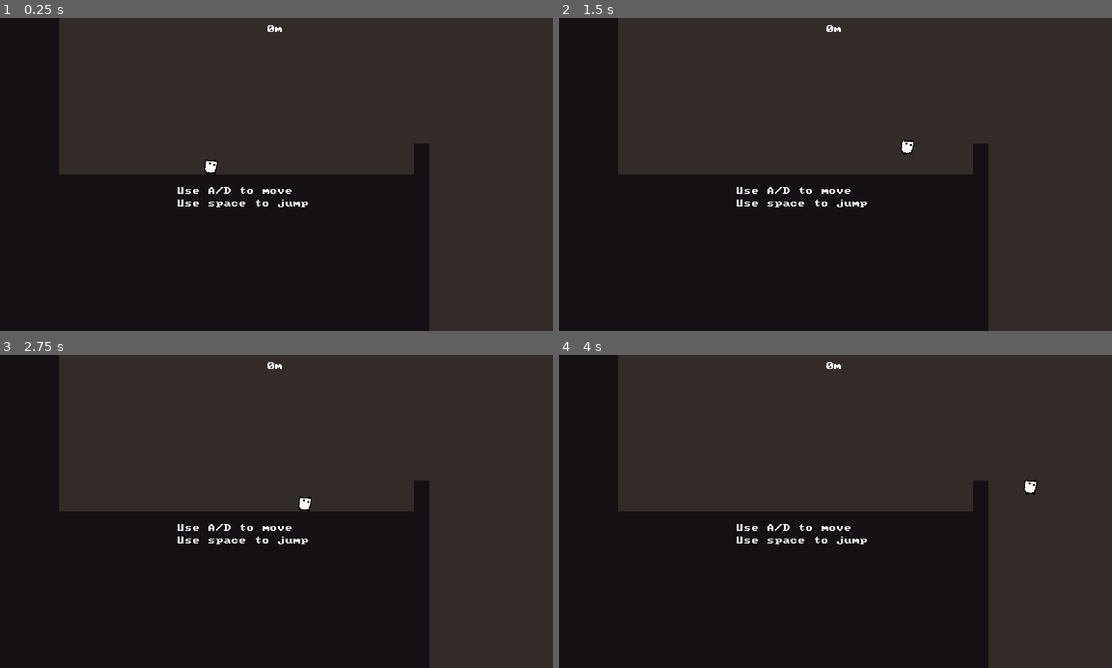
Above: before the commit, frames 1-4 (two rows, left to right).
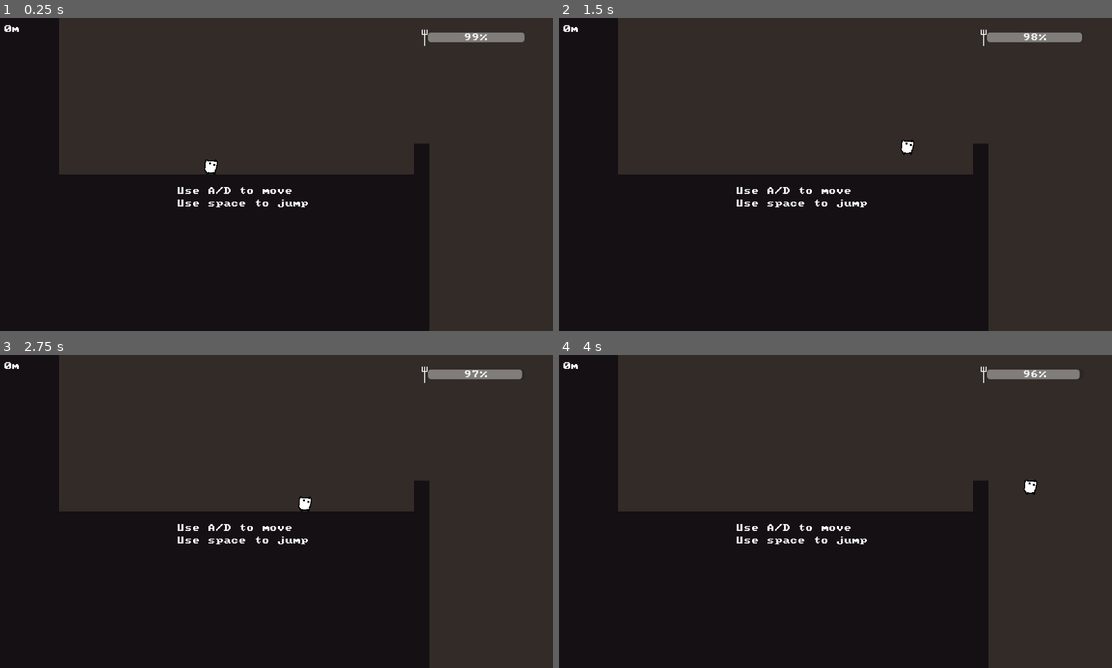
Above: after the commit, the same moments.

Repository: Iviv122/pit
Game: Godot game, scene res://main.tscn
The game is run twice, just before and just after one commit, with the same random seed, the same clock (stepped at 60 frames per second) and the same inputs.
Inputs (mouse positions are in pixels of both pictures, inside the frame that each line leads up to):
- Up to frame 1 (0.25 s): no input
- Up to frame 2 (1.5 s): tap Enter at 0.5 s; move the mouse to (957, 158) at 0.52 s; hold E (interact) 0.53-1.28 s; hold D (move_right) from 0.53 s (still down); tap Space (jump) at 0.77 s; move the mouse to (724, 190) at 1.27 s; click (724, 190) at 1.35 s
- Up to frame 3 (2.75 s): tap Space (jump) at 1.52 s; move the mouse to (331, 442) at 2.02 s; release D (move_right) at 2.03 s; hold A (move_left) from 2.03 s (still down); tap Alt at 2.1 s
- Up to frame 4 (4 s): move the mouse to (807, 574) at 2.77 s; release A (move_left) at 2.78 s; hold D (move_right) from 2.78 s (still down); tap Shift at 2.85 s; tap Space (jump) at 3.02, 3.77 s; move the mouse to (1001, 558) at 3.52 s; hold E (interact) from 3.53 s (still down)

The runs differ from the first frame. In frame 1, 0.6% of the frame differs, in the area x 0-95%, y 2-10%; in frame 2, 0.6%; in frame 3, 0.6%; in frame 4, 0.6%.

Commit message:
hunger bar

Diff:
--- /dev/null
+++ b/globals/player_stats.tscn
@@ -0,0 +1,7 @@
+[gd_scene load_steps=2 format=3 uid="uid://cfva0tx801lms"]
+
+[ext_resource type="Script" uid="uid://dxcsbh5gypoyy" path="res://objects/player/out_level/player_stats.gd" id="1_vcfsb"]
+
+[node name="PlayerStats" type="Node"]
+script = ExtResource("1_vcfsb")
+metadata/_custom_type_script = "uid://dxcsbh5gypoyy"
--- a/main.tscn
+++ b/main.tscn
@@ -1,20 +1,46 @@
-[gd_scene load_steps=2 format=3 uid="uid://3v5t01lfrqhy"]
+[gd_scene load_steps=5 format=3 uid="uid://3v5t01lfrqhy"]
 
 [ext_resource type="Script" uid="uid://bwwywj2djqlp5" path="res://objects/ui/depth_meter.gd" id="1_ig7tw"]
+[ext_resource type="Script" uid="uid://cbeqk8uql4lmd" path="res://objects/ui/hunger_meter.gd" id="2_0xm2m"]
+[ext_resource type="Texture2D" uid="uid://bfqe076eqrnxe" path="res://raw_assets/sprites/fork_icon.png" id="3_h2yge"]
+
+[sub_resource type="StyleBoxTexture" id="StyleBoxTexture_1bvp3"]
+texture = ExtResource("3_h2yge")
 
 [node name="Main" type="Node2D"]
 
 [node name="CanvasLayer" type="CanvasLayer" parent="."]
 
 [node name="Label" type="Label" parent="CanvasLayer"]
-anchors_preset = 5
-anchor_left = 0.5
-anchor_right = 0.5
-offset_left = -16.0
+offset_left = 15.0
 offset_top = 15.0
-offset_right = 16.0
+offset_right = 47.0
 offset_bottom = 31.0
-grow_horizontal = 2
 text = "Hi"
 script = ExtResource("1_ig7tw")
 metadata/_custom_type_script = "uid://bwwywj2djqlp5"
+
+[node name="Panel" type="Panel" parent="CanvasLayer"]
+anchors_preset = 1
+anchor_left = 1.0
+anchor_right = 1.0
+offset_left = -286.0
+offset_top = 20.0
+offset_right = -246.0
+offset_bottom = 60.0
+grow_horizontal = 0
+theme_override_styles/panel = SubResource("StyleBoxTexture_1bvp3")
+
+[node name="HungerBar" type="ProgressBar" parent="CanvasLayer/Panel"]
+z_index = -1
+layout_mode = 1
+anchors_preset = 4
+anchor_top = 0.5
+anchor_bottom = 0.5
+offset_left = 27.0
+offset_top = -10.0
+offset_right = 227.0
+offset_bottom = 10.0
+grow_vertical = 2
+script = ExtResource("2_0xm2m")
+metadata/_custom_type_script = "uid://cbeqk8uql4lmd"
--- a/objects/player/out_level/player_stats.gd
+++ b/objects/player/out_level/player_stats.gd
@@ -1,2 +1,11 @@
 extends Node
 class_name PlayerStats
+
+signal updated()
+
+var hunger : float  = 100
+var health : int  = 3
+
+func _process(delta):
+    updated.emit()
+    hunger -= delta
--- /dev/null
+++ b/objects/ui/hunger_meter.gd
@@ -0,0 +1,11 @@
+extends ProgressBar
+class_name HungerBar
+
+func redraw() -> void:
+    value = PlayerStatsInstance.hunger
+
+func _ready():
+    max_value = PlayerStatsInstance.hunger
+    min_value = 0
+    value = PlayerStatsInstance.hunger
+    PlayerStatsInstance.updated.connect(redraw)
--- a/project.godot
+++ b/project.godot
@@ -20,10 +20,10 @@
 LevelLoaderInstance="*res://globals/level_loader.tscn"
 PlayerInventoryInstance="*res://globals/player_inventory.tscn"
 StatRecorderInstance="*res://globals/stat_recorder_instance.tscn"
+PlayerStatsInstance="*res://globals/player_stats.tscn"
 
 [display]
 
-window/size/mode=3
 window/size/resizable=false
 window/stretch/mode="viewport"
 
Not shown, added: objects/ui/hunger_meter.gd.uid
Binary file added: raw_assets/sprites/fork_icon.png
Not shown, added: raw_assets/sprites/fork_icon.png.import
